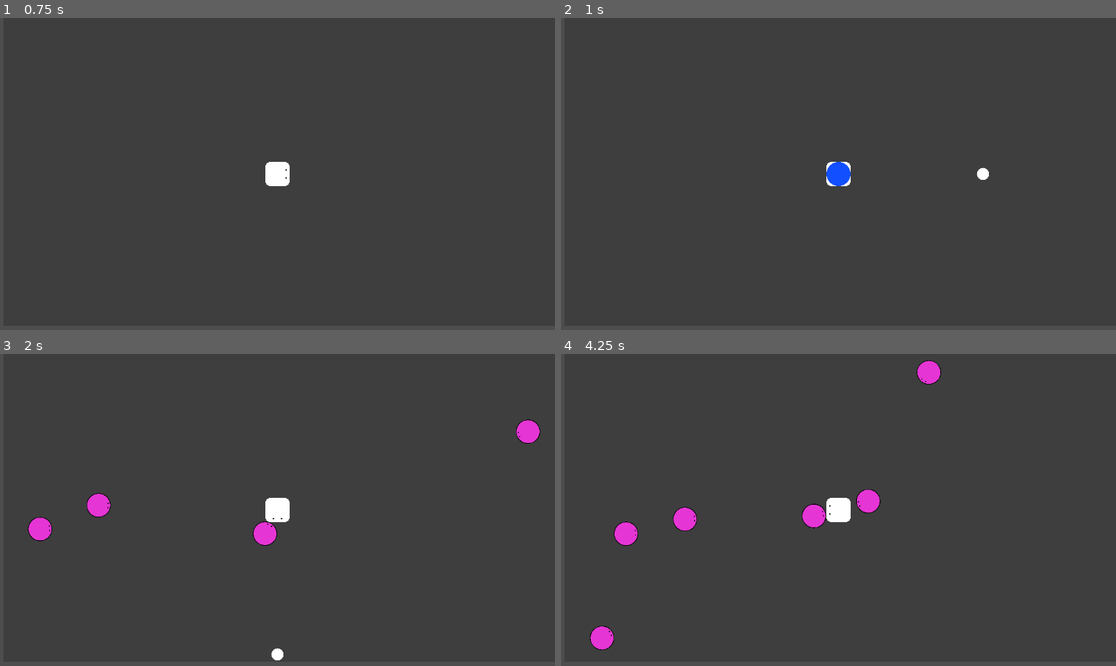
Above: before the commit, frames 1-4 (two rows, left to right).
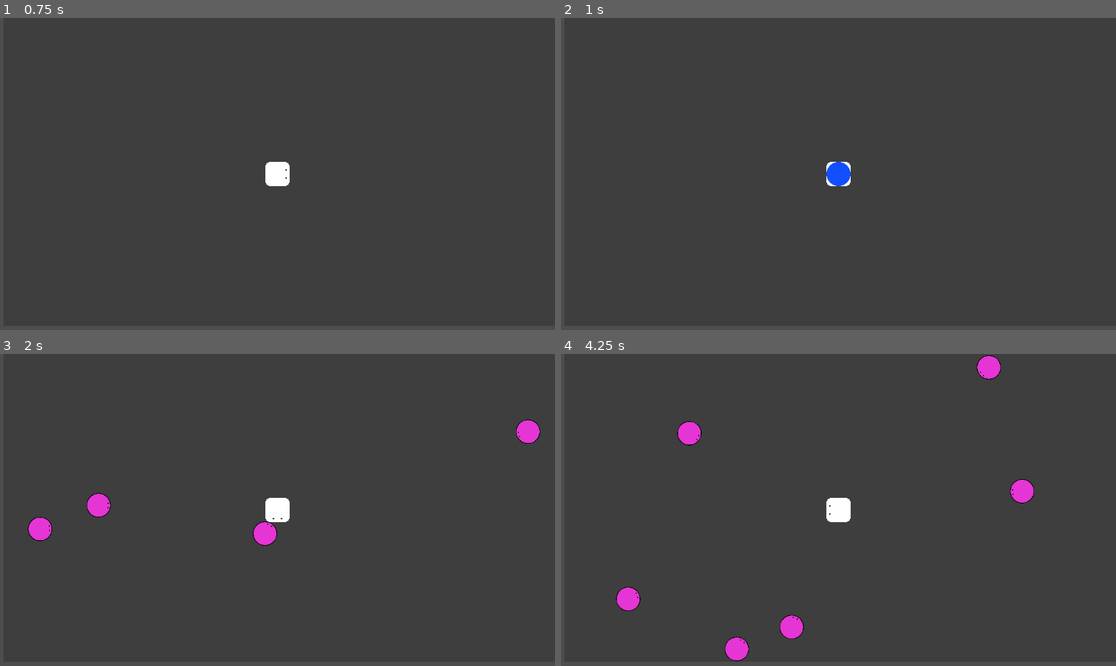
Above: after the commit, the same moments.

Repository: YamatoRyukyu/Unordered
Game: Godot game, scene res://Scenes/survive_game.tscn
Two runs of this game, one before a commit and one after it. Both use one fixed random seed, a clock stepped at 60 frames per second and the inputs below.
Inputs:
- Up to frame 1 (0.75 s): tap Enter at 0.5 s; hold Right (move_right) from 0.53 s (still down)
- Up to frame 2 (1 s): keep holding Right (move_right)
- Up to frame 3 (2 s): release Right (move_right) at 1.28 s; hold Down (move_down) from 1.28 s (still down)
- Up to frame 4 (4.25 s): release Down (move_down) at 2.03 s; hold Right (move_right) 2.03-2.78 s; hold Up (move_up) 2.78-3.53 s; hold Left (move_left) from 3.53 s (still down)

Frame 1 is identical in both runs. In frame 2, less than 0.1% of the frame differs, in the area x 74-78%, y 47-52%; in frame 3, less than 0.1%; in frame 4, 3.2%, in the area x 5-86%, y 0-99%.

Commit message:
[feature]enemy take damage and death

Diff:
--- a/Scenes/ActionDatas/Canon/canon.gd
+++ b/Scenes/ActionDatas/Canon/canon.gd
@@ -1,6 +1,7 @@
 extends Area2D
 
 @export var base_attack_distance:float
+@export var base_attack_damage:float
 @export var attack_speed: float
 
 var marker
@@ -21,3 +22,8 @@
 
 	if canon_ball.position.x >= base_attack_distance:
 		queue_free()
+
+
+func _on_body_entered(body: Node2D) -> void:
+	if body.has_method("take_damage"):
+		body.take_damage(base_attack_damage)
--- a/Scenes/ActionDatas/Canon/canon_ball.tscn
+++ b/Scenes/ActionDatas/Canon/canon_ball.tscn
@@ -12,6 +12,7 @@
 collision_mask = 4
 script = ExtResource("1_gsoyl")
 base_attack_distance = 3000.0
+base_attack_damage = 10.0
 attack_speed = 2500.0
 
 [node name="CollisionShape2D" type="CollisionShape2D" parent="."]
@@ -24,5 +25,8 @@
 [node name="TargetPoint" type="Marker2D" parent="."]
 
 [node name="Sprite2D" type="Sprite2D" parent="TargetPoint"]
+visible = false
 scale = Vector2(0.5, 0.5)
 texture = ExtResource("1_ffy4o")
+
+[connection signal="body_entered" from="." to="." method="_on_body_entered"]
--- a/Scenes/Mobs/mob.gd
+++ b/Scenes/Mobs/mob.gd
@@ -1,9 +1,11 @@
 extends CharacterBody2D
 
 var player
+var health
 
 func _ready() -> void:
 	player = get_node("/root/Game/Player")
+	health =3
 
 func _physics_process(delta: float) -> void:
 	var speed = 150.0
@@ -14,3 +16,9 @@
 	# if some input is existing
 	if direction != Vector2.ZERO:
 		rotation = direction.angle()
+
+func take_damage(damage: float):
+	health -=damage
+
+	if health <=0:
+		queue_free()
